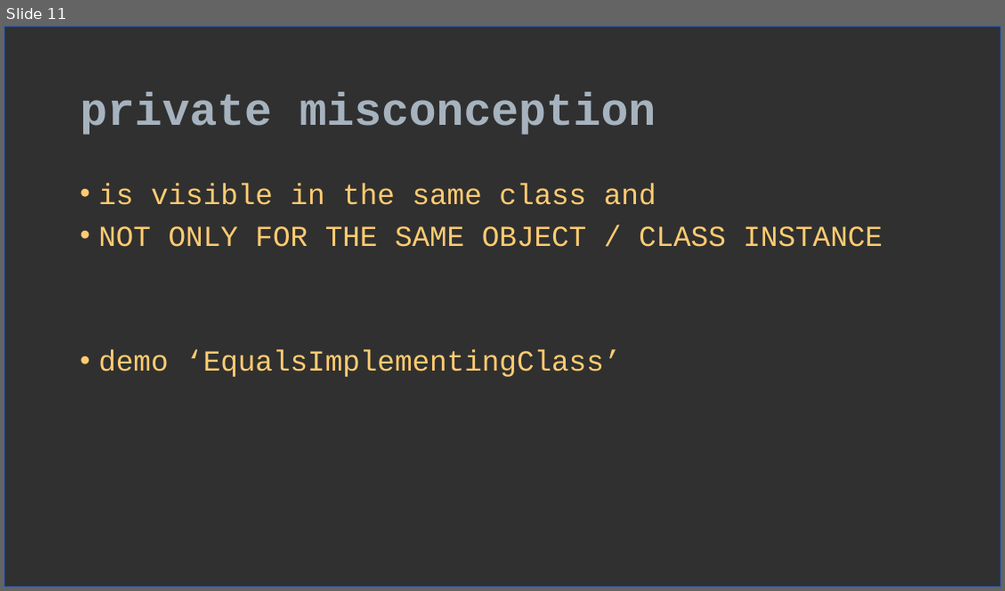
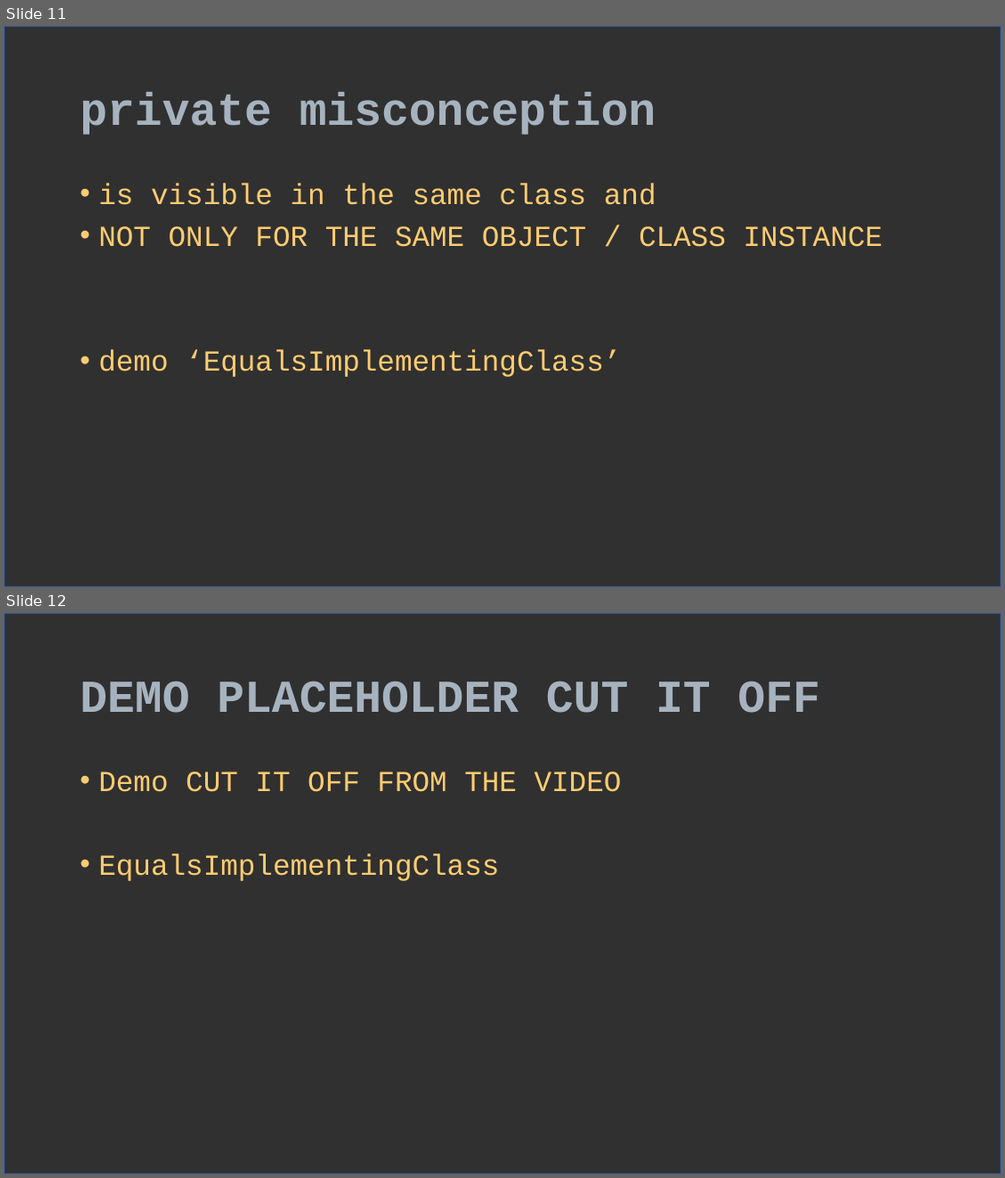
Before and after one commit to verhas/BLOG, a slide deck: access_modifiers/acess_modifiers.pptx. Shown one above the other, each under a label of ours: slide 11 before the commit, slides 11 and 12 after it. The pictures are 1005x591 and 1005x1178 pixels, drawn with LibreOffice and Linux fonts; fonts in the diff are those of the drawing. Boxes give left, top, right and bottom in pixels: in the first picture for what was removed or moved away, otherwise in the second. Text is boxed around its words. In the diff, an @@ line names an element or a change of style, - is before the commit and + after.

```diff
--- a/access_modifiers/acess_modifiers.pptx
+++ b/access_modifiers/acess_modifiers.pptx
@@ slide 12 added at (4, 613, 1001, 1174), background #404040; not listed: 1 template element that a slide beside it also shows @@
@@ title added at (80, 681, 819, 713), 44 pt, text #A6B3BF, bold @@
+DEMO PLACEHOLDER CUT IT OFF
@@ text added at (98, 771, 622, 881), 28 pt, text #FECC71 @@
+• Demo CUT IT OFF FROM THE VIDEO
+• EqualsImplementingClass
```
Also in this commit, not shown: 2 slides changed, 10 other slides added.
